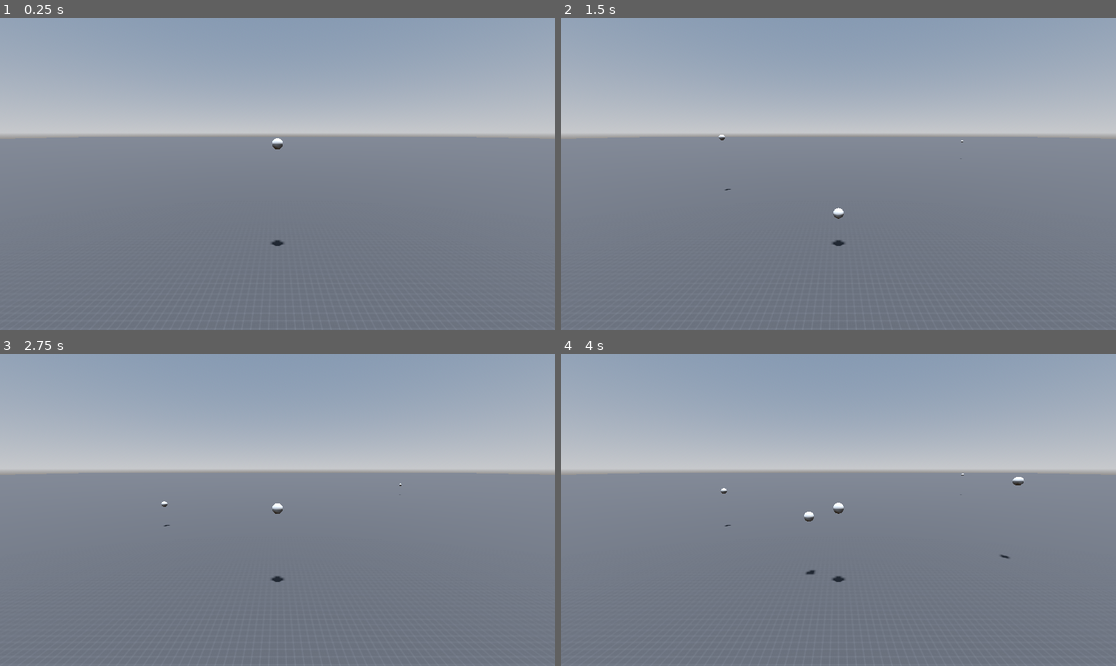
Above: before the commit, frames 1-4 (two rows, left to right).
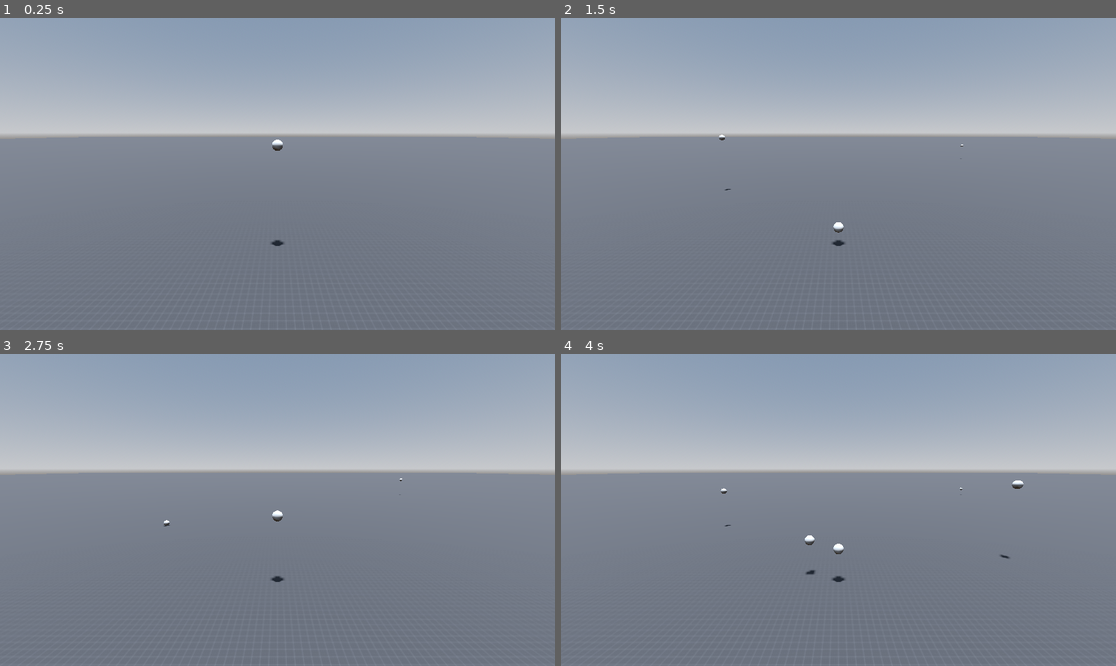
Above: after the commit, the same moments.

Repository: Shuflduf/Ball-Physics
Game: Godot game, scene res://main.tscn
Two runs of this game, one before a commit and one after it. Both use one fixed random seed, a clock stepped at 60 frames per second and the inputs below.
Inputs (mouse positions are in pixels of both pictures, inside the frame that each line leads up to):
- Up to frame 1 (0.25 s): no input
- Up to frame 2 (1.5 s): tap Enter at 0.5 s; move the mouse to (960, 158) at 0.52 s; press the mouse at (960, 158) at 0.53 s; tap Space at 1.25 s; move the mouse to (727, 189) at 1.27 s; release the mouse at (727, 189) at 1.28 s; click (727, 189) at 1.35 s
- Up to frame 3 (2.75 s): tap Enter at 2 s; move the mouse to (333, 441) at 2.02 s; press the mouse at (333, 441) at 2.03 s
- Up to frame 4 (4 s): move the mouse to (810, 572) at 2.77 s; release the mouse at (810, 572) at 2.78 s; click (810, 572) at 2.85 s; move the mouse to (1005, 556) at 3.52 s; press the mouse at (1005, 556) at 3.53 s

The runs differ from the first frame. In frame 1, less than 0.1% of the frame differs, in the area x 49-51%, y 38-43%; in frame 2, 0.1%; in frame 3, 0.1%; in frame 4, 0.3%, in the area x 29-84%, y 38-65%.

Commit message:
collision detection checks if two balls are inside each other

Diff:
--- a/Main.gd
+++ b/Main.gd
@@ -6,8 +6,10 @@
 @export var ball_scene: PackedScene
 @export var plane_depth: int
 
-@export var gravity: float
+const GRAVITY = -9.81
+
 @export_range(0, 1, 0.1) var damping: float
+@export_range(0, 1, 0.01) var friction: float
 
 # Called when the node enters the scene tree for the first time.
 func _ready() -> void:
@@ -16,13 +18,21 @@
 # Called every frame. 'delta' is the elapsed time since the previous frame.
 func _process(delta: float) -> void:
 	for ball: Ball in balls.get_children():
-		ball.velocity.y -= delta * gravity
+		ball.force += ball.mass * Vector3(0, GRAVITY, 0)
+		ball.velocity += ball.force / ball.mass * delta
 
-
-		if ball.position.y - ball.radius + ball.velocity.y < plane_depth:
+		if ball.position.y - ball.radius + (ball.velocity.y * delta) < plane_depth:
 			ball.velocity.y *= -damping
 
-		ball.position += ball.velocity
+		for other_ball: Ball in balls.get_children():
+			if other_ball == ball:
+				continue
+			if (ball.position - other_ball.position).length() < 1:
+				print("ah")
+
+		ball.position += ball.velocity * delta
+
+		ball.force = Vector3.ZERO
 
 func create_ball(pos):
 	var new_ball: Node3D = ball_scene.instantiate()
@@ -30,6 +40,10 @@
 	balls.add_child(new_ball)
 
 
-func _on_area_3d_input_event(_camera: Node, event: InputEvent, input_position: Vector3, _normal: Vector3, _shape_idx: int) -> void:
+func _on_area_3d_input_event(_c, event: InputEvent, input_position: Vector3, _n, _s) -> void:
 	if event.is_action_pressed("left_click"):
-		create_ball(input_position + Vector3(0, 10, 0))
+		create_ball(input_position + Vector3(0, -plane_depth, 0))
+
+
+func report_collision(first_ball, second_ball):
+	pass
--- a/ball.gd
+++ b/ball.gd
@@ -1,7 +1,10 @@
 class_name Ball
 extends MeshInstance3D
 
-var velocity: Vector3
+var velocity: Vector3 = Vector3(0, 0, 0)
+var force: Vector3
+var mass = 1.0
+
 var radius = 0.5
 
 func _ready() -> void:
--- a/main.tscn
+++ b/main.tscn
@@ -29,8 +29,8 @@
 script = ExtResource("1_rcs4q")
 ball_scene = ExtResource("2_mojqi")
 plane_depth = -10
-gravity = 0.1
-damping = 0.9
+damping = 0.8
+friction = 0.97
 
 [node name="WorldEnvironment" type="WorldEnvironment" parent="."]
 environment = SubResource("Environment_12320")
